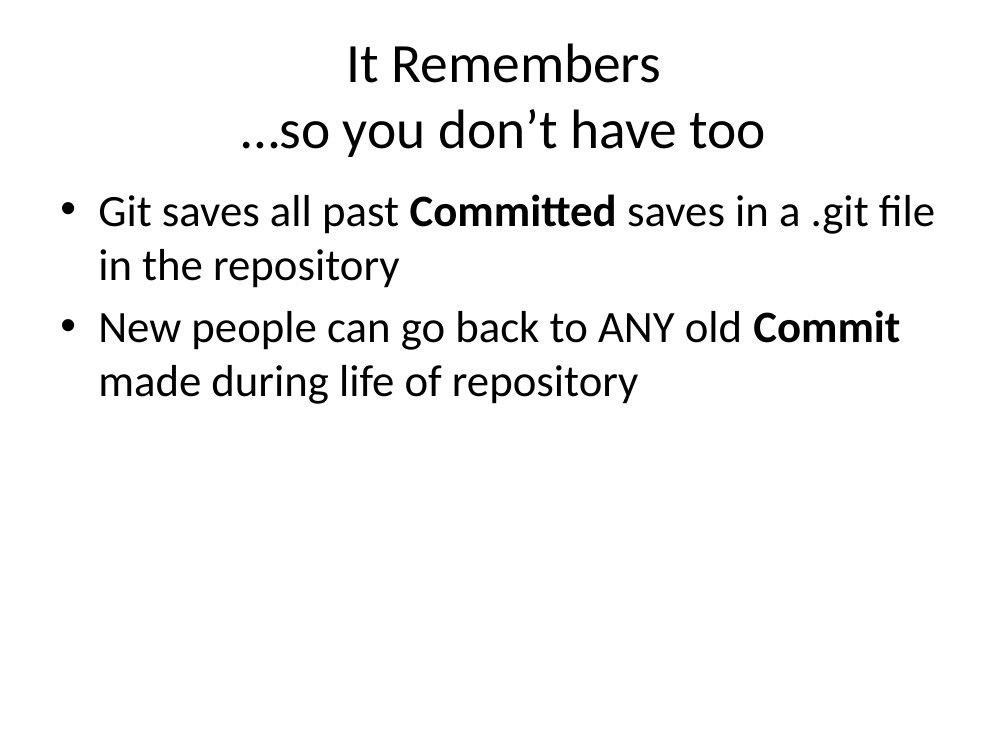
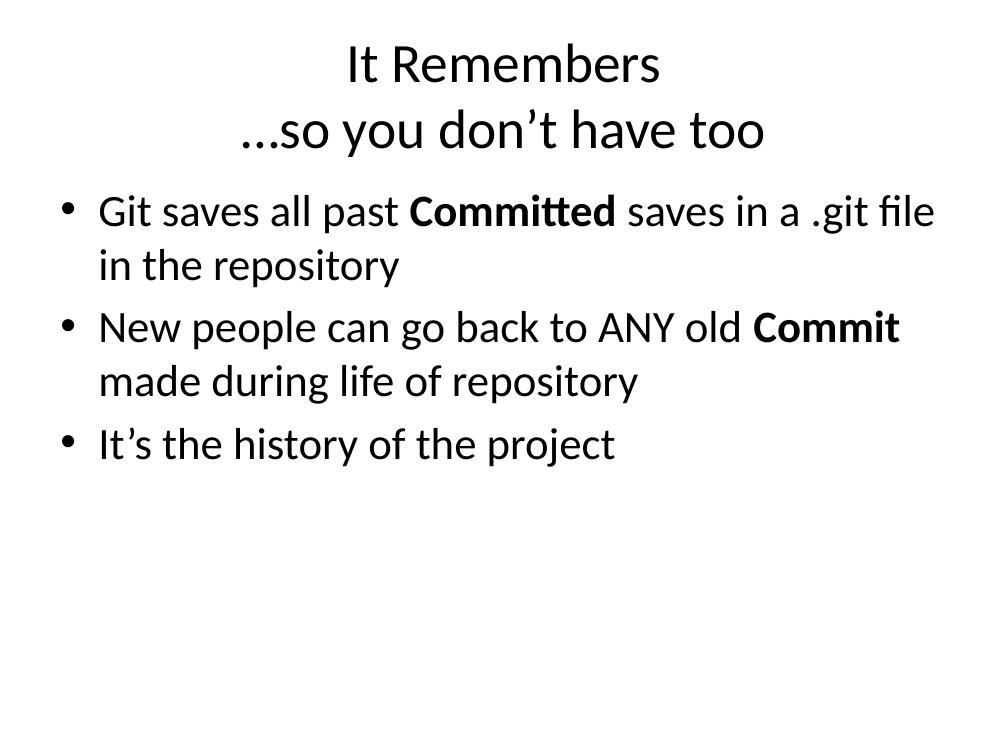
Before and after one commit to uwmadisonieee/Tutorials, a slide deck: slide 15 of Git and Github/Git and using GitHub.pptx (slide 14 before the commit). Drawn at 1008x756 pixels with LibreOffice and Linux fonts; fonts in the diff are those of the drawing. Boxes give left, top, right and bottom in pixels: in the first picture for what was removed or moved away, otherwise in the second. Text is boxed around its words. In the diff, an @@ line names an element or a change of style, - is before the commit and + after.

```diff
--- a/Git and Github/Git and using GitHub.pptx
+++ b/Git and Github/Git and using GitHub.pptx
@@ text at (98, 427, 616, 467): paragraph added @@
+• It’s the history of the project
```
Also in this commit, not shown: 8 other slides changed, 4 slides added, 11 slides removed, 1 other file.
